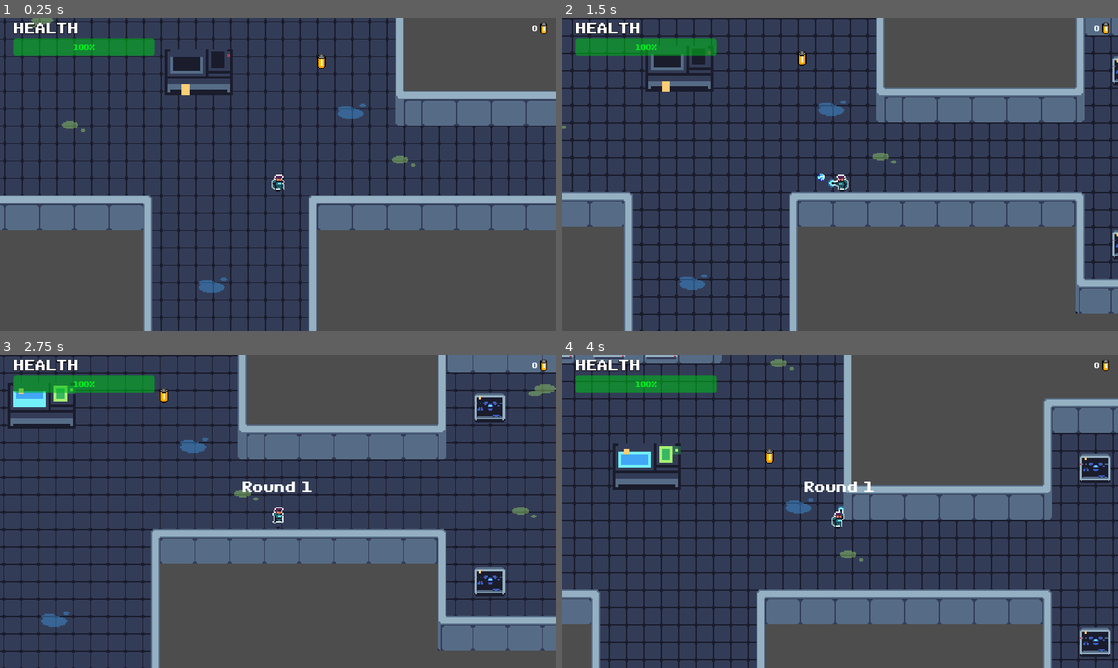
Above: before the commit, frames 1-4 (two rows, left to right).
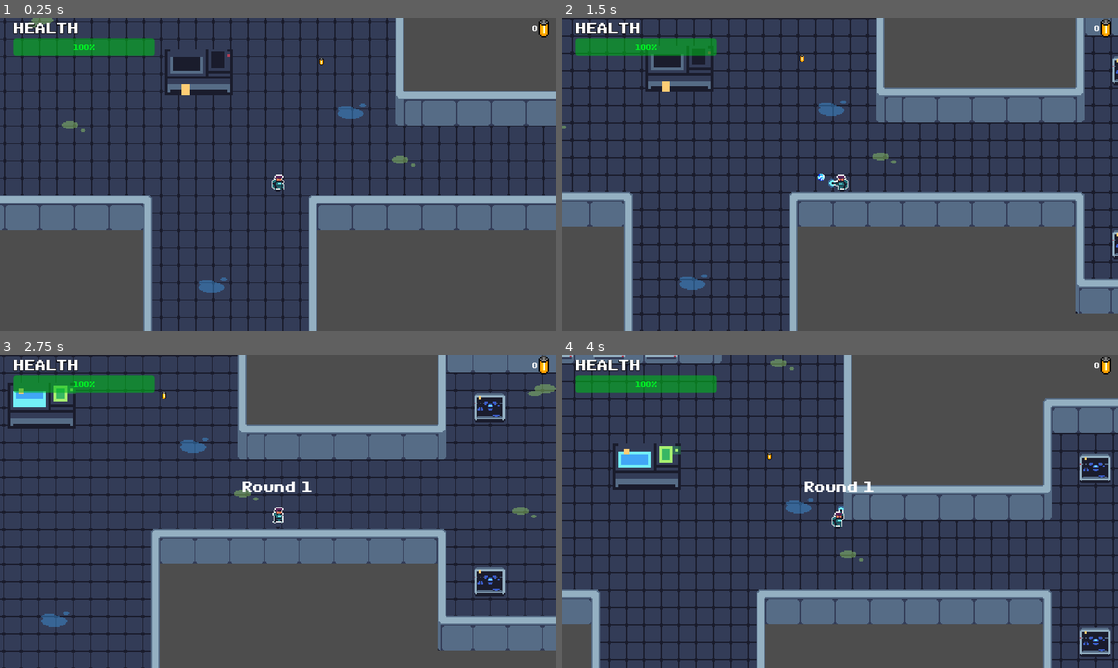
Above: after the commit, the same moments.

Repository: AugustanaCSC380January2024/final-game-solo
Game: Godot game, scene res://Scenes/Game.tscn
The game is run twice, just before and just after one commit, with the same random seed, the same clock (stepped at 60 frames per second) and the same inputs. Sound files missing from this copy of the repository are replaced by a short silence.
Inputs (mouse positions are in pixels of both pictures, inside the frame that each line leads up to):
- Up to frame 1 (0.25 s): no input
- Up to frame 2 (1.5 s): tap Enter at 0.5 s; move the mouse to (962, 158) at 0.52 s; hold D (move_right) 0.53-1.28 s; tap E (interact) at 0.6 s; move the mouse to (728, 190) at 1.27 s; hold S (move_down) from 1.28 s (still down); click (728, 190) at 1.35 s
- Up to frame 3 (2.75 s): move the mouse to (333, 442) at 2.02 s; release S (move_down) at 2.03 s; hold D (move_right) from 2.03 s (still down); tap Q (temp_start_round) at 2.1 s
- Up to frame 4 (4 s): move the mouse to (812, 574) at 2.77 s; release D (move_right) at 2.78 s; hold W (move_up) 2.78-3.53 s; tap E (interact) at 2.85 s; move the mouse to (1006, 558) at 3.52 s; hold A (move_left) from 3.53 s (still down); click (1006, 558) at 3.6 s

The runs differ from the first frame. In frame 1, 0.1% of the frame differs, in the area x 57-99%, y 0-17%; in frame 2, 0.1%, in the area x 42-99%, y 0-16%; in frame 3, 0.1%; in frame 4, 0.1%.

Commit message:
Enemies now drop currency on death

Diff:
--- a/Scenes/battery.tscn
+++ b/Scenes/battery.tscn
@@ -19,8 +19,8 @@
 }]
 
 [sub_resource type="CapsuleShape2D" id="CapsuleShape2D_y3cy1"]
-radius = 4.0
-height = 16.0
+radius = 2.0
+height = 8.0
 
 [node name="Battery" type="Area2D" groups=["battery"]]
 collision_layer = 64
@@ -28,6 +28,7 @@
 script = ExtResource("1_dgd0t")
 
 [node name="AnimatedSprite2D" type="AnimatedSprite2D" parent="."]
+scale = Vector2(0.5, 0.5)
 sprite_frames = SubResource("SpriteFrames_dv274")
 
 [node name="CollisionShape2D" type="CollisionShape2D" parent="."]
--- a/Scenes/battery_count.tscn
+++ b/Scenes/battery_count.tscn
@@ -29,7 +29,7 @@
 
 [node name="AnimatedSprite2D" type="AnimatedSprite2D" parent="."]
 position = Vector2(1252, 23)
-scale = Vector2(2, 2)
+scale = Vector2(3, 3)
 sprite_frames = SubResource("SpriteFrames_tp23j")
 
 [node name="BatteryCount" type="Label" parent="."]
--- a/Scripts/default_enemy.gd
+++ b/Scripts/default_enemy.gd
@@ -8,6 +8,7 @@
 
 var hurt_sound = preload("res://Music/528816__magnuswaker__sci-fi-bass-blast.wav")
 var dead_sound = preload("res://Music/SPLC-0369_FX_Oneshot_Explosion_Short_Boom.mp3")
+var battery = preload("res://Scenes/battery.tscn")
 
 
 @export var max_speed = 100
@@ -99,6 +100,11 @@
 		hurt_audio_player.stream = dead_sound
 		hurt_audio_player.play()
 		await hurt_audio_player.finished
+		var spawner= get_parent()
+		for num in range(0, 3):
+			var battery_instance = battery.instantiate()
+			spawner.add_child(battery_instance)
+			battery_instance.global_position = global_position + Vector2(randf_range(-10,10), randf_range(-10,10))
 		free()
 		#queue_free()
 
